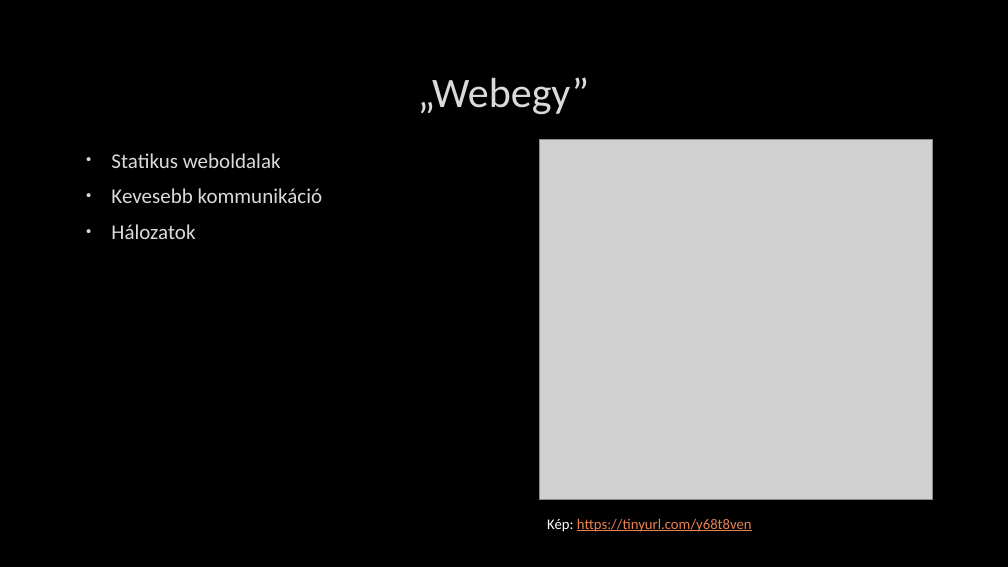
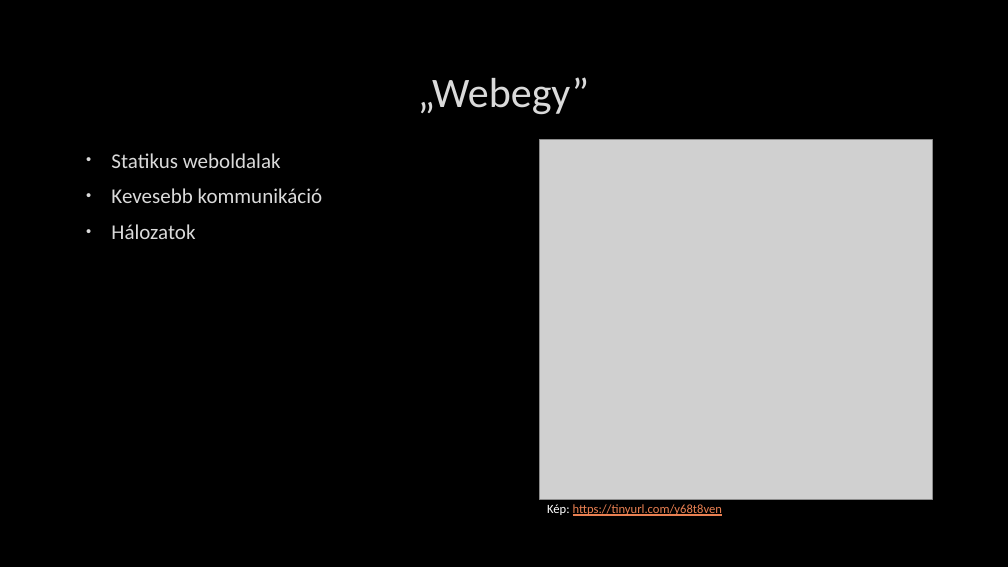
Before and after one commit to UtasiB/IKTesWEB, a slide deck: slide 2 of Web 2.0.pptx. Drawn at 1008x567 pixels with LibreOffice and Linux fonts; fonts in the diff are those of the drawing; grey boxes stand for pictures; background and template pictures are left out. Boxes give left, top, right and bottom in pixels: in the first picture for what was removed or moved away, otherwise in the second. Text is boxed around its words. In the diff, an @@ line names an element or a change of style, - is before the commit and + after.

```diff
--- a/Web 2.0.pptx
+++ b/Web 2.0.pptx
@@ text "Kép: https://tinyurl.com/y68t8ven": place and size @@
-text "Kép: https://tinyurl.com/y68t8ven" at [547, 518, 752, 532]
+text "Kép: https://tinyurl.com/y68t8ven" at [547, 504, 722, 516]
@@ text "Kép: https://tinyurl.com/y68t8ven" at [547, 504, 722, 516]: size 14 to 12 pt @@
```
Also in this commit, not shown: 3 other slides changed, 1 slide added, 1 slide removed.
